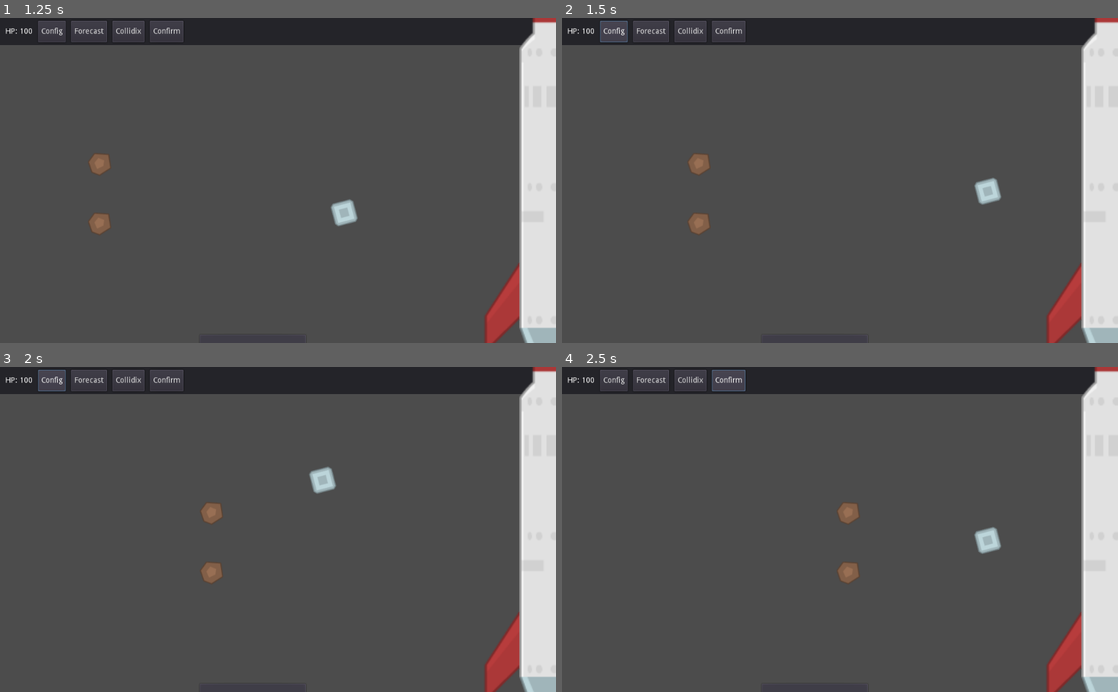
Above: before the commit, frames 1-4 (two rows, left to right).
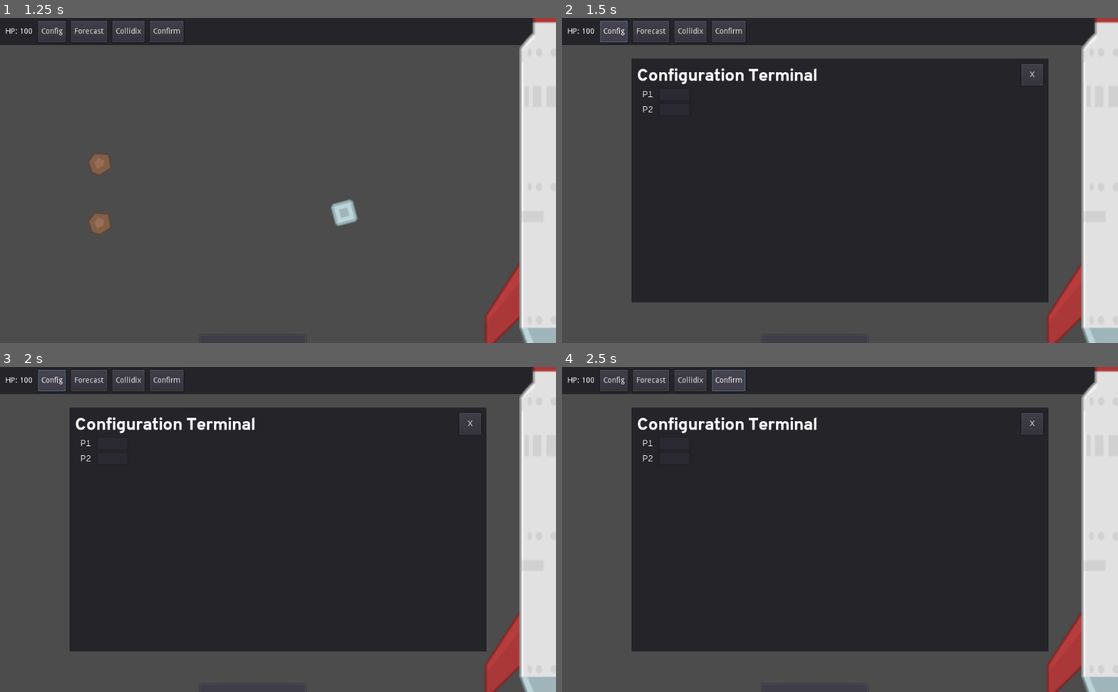
Above: after the commit, the same moments.

Repository: DrgnInventor/celestiarc
Game: Godot game, scene res://scenes/MainMenu.tscn
Same seed, same stepped clock (60 frames per second), same inputs: the game is played once before the commit and once after it.
Inputs:
- Up to frame 1 (1.25 s): click "Play" at 0.5 s
- Up to frame 2 (1.5 s): click "Config" at 1.25 s
- Up to frame 3 (2 s): no input
- Up to frame 4 (2.5 s): click "Confirm" at 2 s

Frame 1 is identical in both runs. In frame 2, 56% of the frame differs, in the area x 12-88%, y 12-88%; in frame 3, 56%; in frame 4, 56%.

Commit message:
Create non-functional ConfigOverlay
Also includes BaseOverlay shrinking. Instead of taking full-rect, it now
is centered. This was needed because when overlay is shown, HUD buttons
were not pressable.

Diff:
--- a/scenes/BaseOverlay.tscn
+++ b/scenes/BaseOverlay.tscn
@@ -1,25 +1,21 @@
-[gd_scene load_steps=5 format=2]
+[gd_scene load_steps=3 format=2]
 
-[sub_resource type="DynamicFontData" id=3]
+[sub_resource type="DynamicFontData" id=1]
 font_path = "res://assets/fonts/transpass/Transpass-Black.ttf"
 
-[sub_resource type="DynamicFont" id=4]
+[sub_resource type="DynamicFont" id=2]
 size = 32
-font_data = SubResource( 3 )
-
-[sub_resource type="DynamicFontData" id=1]
-font_path = "res://assets/fonts/transpass/Transpass-Light.ttf"
-
-[sub_resource type="DynamicFont" id=2]
 font_data = SubResource( 1 )
 
 [node name="BaseOverlay" type="Control"]
-anchor_right = 1.0
-anchor_bottom = 1.0
-margin_left = 1.0
-margin_top = -2.0
-margin_right = 1.0
-margin_bottom = -2.0
+anchor_left = 0.5
+anchor_top = 0.5
+anchor_right = 0.5
+anchor_bottom = 0.5
+margin_left = -384.0
+margin_top = -225.0
+margin_right = 384.0
+margin_bottom = 225.0
 __meta__ = {
 "_edit_use_anchors_": false
 }
@@ -88,18 +84,13 @@
 [node name="Content" type="MarginContainer" parent="Panel/VBoxContainer"]
 margin_top = 54.0
 margin_right = 768.0
-margin_bottom = 117.0
+margin_bottom = 54.0
 custom_constants/margin_right = 20
 custom_constants/margin_left = 20
 __meta__ = {
 "_edit_use_anchors_": false
 }
 
-[node name="SampleText" type="Label" parent="Panel/VBoxContainer/Content"]
+[node name="Nothing" type="MarginContainer" parent="Panel/VBoxContainer/Content"]
 margin_left = 20.0
 margin_right = 748.0
-margin_bottom = 63.0
-custom_fonts/font = SubResource( 2 )
-text = "A placeholder
-who has its place
-in our hearts"
--- a/scenes/CollidixOverlay.tscn
+++ b/scenes/CollidixOverlay.tscn
@@ -17,12 +17,10 @@
 [node name="Content" parent="Panel/VBoxContainer" index="1"]
 margin_bottom = 88.0
 
-[node name="SampleText" parent="Panel/VBoxContainer/Content" index="0"]
-margin_top = 7.0
-margin_bottom = 26.0
-text = ""
-
-[node name="MeteorPlatformTable" parent="Panel/VBoxContainer/Content" index="1" instance=ExtResource( 2 )]
+[node name="MeteorPlatformTable" parent="Panel/VBoxContainer/Content" index="0" instance=ExtResource( 2 )]
 margin_left = 20.0
 margin_right = 748.0
 margin_bottom = 34.0
+
+[node name="Nothing" parent="Panel/VBoxContainer/Content" index="1"]
+margin_bottom = 34.0
--- /dev/null
+++ b/scenes/ConfigOverlay.tscn
@@ -0,0 +1,51 @@
+[gd_scene load_steps=3 format=2]
+
+[ext_resource path="res://scenes/BaseOverlay.tscn" type="PackedScene" id=1]
+[ext_resource path="res://resources/DefaultLabelFont.tres" type="DynamicFont" id=2]
+
+[node name="ConfigOverlay" instance=ExtResource( 1 )]
+
+[node name="Title" parent="Panel/VBoxContainer/TitleBar/HBoxContainer" index="0"]
+margin_right = 333.0
+text = "Configuration Terminal"
+
+[node name="Empty" parent="Panel/VBoxContainer/TitleBar/HBoxContainer" index="1"]
+margin_left = 337.0
+
+[node name="Content" parent="Panel/VBoxContainer" index="1"]
+margin_bottom = 106.0
+
+[node name="GridContainer" type="GridContainer" parent="Panel/VBoxContainer/Content" index="0"]
+margin_left = 20.0
+margin_right = 748.0
+margin_bottom = 52.0
+custom_constants/hseparation = 10
+columns = 2
+
+[node name="Label" type="Label" parent="Panel/VBoxContainer/Content/GridContainer" index="0"]
+margin_top = 2.0
+margin_right = 20.0
+margin_bottom = 21.0
+custom_fonts/font = ExtResource( 2 )
+text = "P1"
+
+[node name="LineEdit" type="LineEdit" parent="Panel/VBoxContainer/Content/GridContainer" index="1"]
+margin_left = 30.0
+margin_right = 88.0
+margin_bottom = 24.0
+
+[node name="Label2" type="Label" parent="Panel/VBoxContainer/Content/GridContainer" index="2"]
+margin_top = 30.0
+margin_right = 20.0
+margin_bottom = 49.0
+custom_fonts/font = ExtResource( 2 )
+text = "P2"
+
+[node name="LineEdit2" type="LineEdit" parent="Panel/VBoxContainer/Content/GridContainer" index="3"]
+margin_left = 30.0
+margin_top = 28.0
+margin_right = 88.0
+margin_bottom = 52.0
+
+[node name="Nothing" parent="Panel/VBoxContainer/Content" index="1"]
+margin_bottom = 52.0
--- a/scenes/Main.tscn
+++ b/scenes/Main.tscn
@@ -6,6 +6,7 @@
 [ext_resource path="res://scenes/MeteorPlatformTable.tscn" type="PackedScene" id=4]
 [ext_resource path="res://scenes/HUD.tscn" type="PackedScene" id=5]
 [ext_resource path="res://scenes/CollidixOverlay.tscn" type="PackedScene" id=6]
+[ext_resource path="res://scenes/ConfigOverlay.tscn" type="PackedScene" id=7]
 
 [node name="Main" type="Node2D"]
 script = ExtResource( 2 )
@@ -29,13 +30,8 @@
 
 [node name="Overlays" type="CanvasLayer" parent="."]
 
+[node name="ConfigOverlay" parent="Overlays" instance=ExtResource( 7 )]
+visible = false
+
 [node name="CollidixOverlay" parent="Overlays" instance=ExtResource( 6 )]
 visible = false
-anchor_left = 0.5
-anchor_top = 0.5
-anchor_right = 0.5
-anchor_bottom = 0.5
-margin_left = 0.0
-margin_top = 0.0
-margin_right = 0.0
-margin_bottom = 0.0
--- a/scripts/HUD.gd
+++ b/scripts/HUD.gd
@@ -1,13 +1,20 @@
 extends Control
 
+signal config_button_pressed
 signal collidix_button_pressed
 const collidix_overlay = preload("res://scenes/CollidixOverlay.tscn")
 onready var hp_label = $Panel/HBoxContainer/HpLabel
+onready var config_button = $Panel/HBoxContainer/ConfigButton
 onready var collidix_button = $Panel/HBoxContainer/CollidixButton
 
 
 func _ready():
 	collidix_button.connect("pressed", self, "_on_collidix_button_pressed")
+	config_button.connect("pressed", self, "_on_config_button_pressed")
+
+
+func _on_config_button_pressed():
+	emit_signal("config_button_pressed")
 
 
 func _on_collidix_button_pressed():
--- a/scripts/main.gd
+++ b/scripts/main.gd
@@ -6,6 +6,7 @@
 onready var hud = $HUD
 onready var space_station = $SpaceStation
 onready var meteor_platform_table = $MeteorPlatformTable
+onready var config_overlay = $Overlays/ConfigOverlay
 onready var collidix_overlay = $Overlays/CollidixOverlay
 
 
@@ -13,6 +14,7 @@
 	refresh_hp_label()
 	space_station.connect("hp_change", self, "_on_space_station_hp_change")
 	hud.connect("collidix_button_pressed", self, "_on_collidix_button_pressed")
+	hud.connect("config_button_pressed", self, "_on_config_button_pressed")
 	# warning-ignore:unused_variable
 	var meteors = [
 		add_meteor(Vector2(0, 40), 50),
@@ -37,6 +39,10 @@
 
 func _on_space_station_hp_change(_hp: int) -> void:
 	refresh_hp_label()
+
+
+func _on_config_button_pressed() -> void:
+	config_overlay.visible = !config_overlay.visible
 
 
 func _on_collidix_button_pressed() -> void:
Not shown: 1 places in scenes/BaseOverlay.tscn that only renumber resources
Not shown: 1 places in scenes/Main.tscn that only renumber resources
